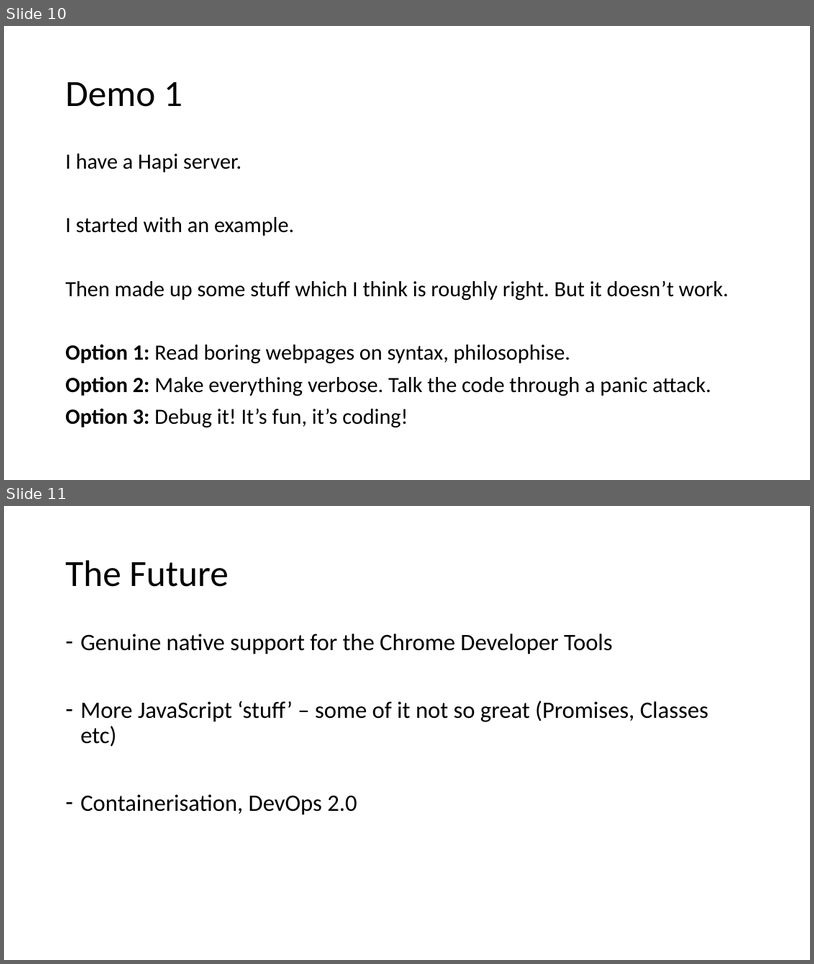
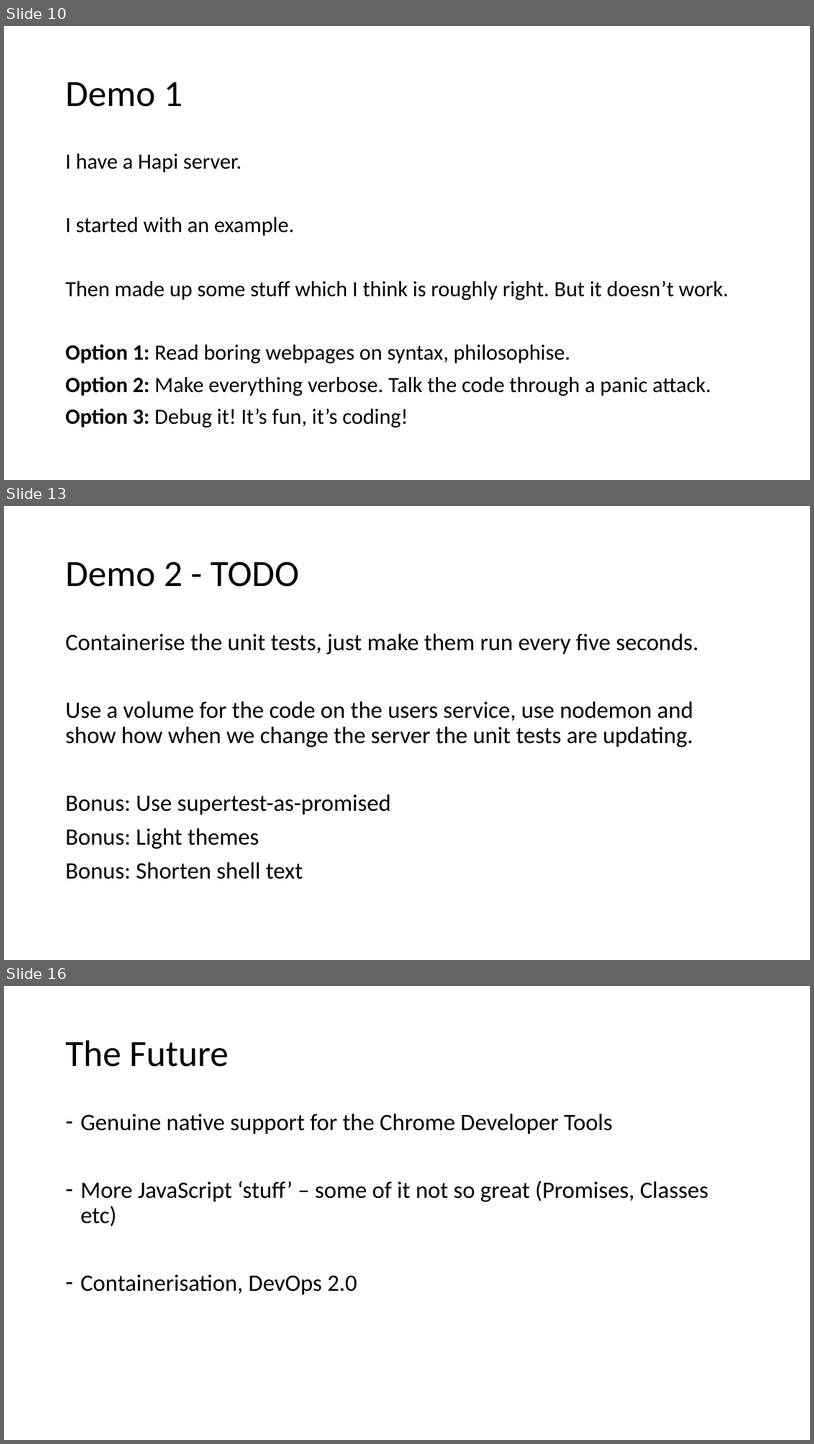
Before and after one commit to dwmkerr/effective-nodejs-debugging, a slide deck: slides/Effective NodeJS Debugging.pptx. Shown one above the other, each under a label of ours: slides 10 and 11 before the commit, slides 10, 13 and 16 after it; the slides between them are not shown. The pictures are 814x964 and 814x1444 pixels, drawn with LibreOffice and Linux fonts; fonts in the diff are those of the drawing. Boxes give left, top, right and bottom in pixels: in the first picture for what was removed or moved away, otherwise in the second. Text is boxed around its words. In the diff, an @@ line names an element or a change of style, - is before the commit and + after.

```diff
--- a/slides/Effective NodeJS Debugging.pptx
+++ b/slides/Effective NodeJS Debugging.pptx
@@ slide 13 added at <box>4,506,810,960</box>, background #FFFFFF @@
@@ title added at <box>65,561,299,587</box>, 44 pt, text #000000 @@
+Demo 2 - TODO
@@ text added at <box>65,633,699,879</box>, 28 pt, text #000000 @@
+Containerise the unit tests, just make them run every five seconds.
+Use a volume for the code on the users service, use nodemon and show how when we change the server the unit tests are updating.
+Bonus: Use supertest-as-promised
+Bonus: Light themes
+Bonus: Shorten shell text
@@ what was slide 11 is now slide 16 @@
```
Also in this commit, not shown: 1 slide changed, 5 other slides added, 2 other files.
